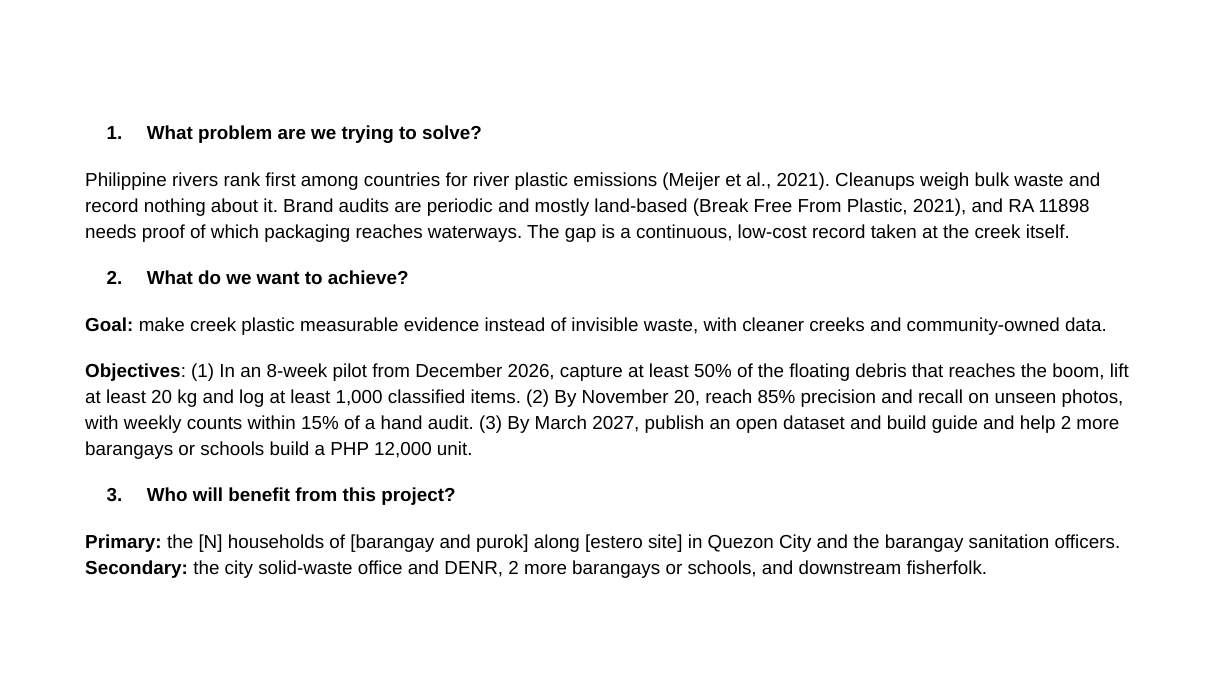
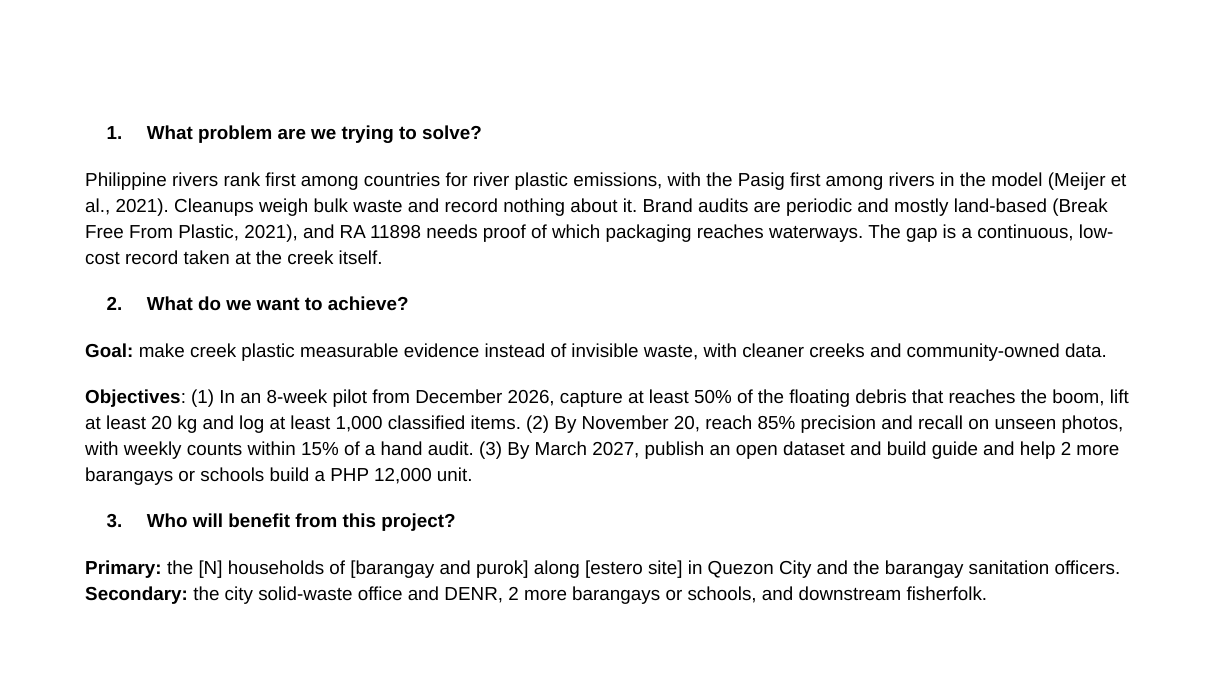
Before and after one commit to tmommu/research, a slide deck: slide 2 of sft_entry/SAGIP_SFT2026_Entry_PPT.pptx. Drawn at 1232x693 pixels with LibreOffice and Linux fonts; fonts in the diff are those of the drawing; background and template pictures are left out. Boxes give left, top, right and bottom in pixels: in the first picture for what was removed or moved away, otherwise in the second. Text is boxed around its words. In the diff, an @@ line names an element or a change of style, - is before the commit and + after.

```diff
--- a/sft_entry/SAGIP_SFT2026_Entry_PPT.pptx
+++ b/sft_entry/SAGIP_SFT2026_Entry_PPT.pptx
@@ text at (x1=85, y1=172, x2=1127, y2=265): text changed @@
-Philippine rivers rank first among countries for river plastic emissions (Meijer et al., 2021). Cleanups weigh bulk waste and record nothing about it. Brand audits are periodic and mostly land-based (Break Free From Plastic, 2021), and RA 11898 needs proof of which packaging reaches waterways. The gap is a continuous, low-cost record taken at the creek itself.
+Philippine rivers rank first among countries for river plastic emissions, with the Pasig first among rivers in the model (Meijer et al., 2021). Cleanups weigh bulk waste and record nothing about it. Brand audits are periodic and mostly land-based (Break Free From Plastic, 2021), and RA 11898 needs proof of which packaging reaches waterways. The gap is a continuous, low-cost record taken at the creek itself.
```
Also in this commit, not shown: 1 other slide changed, 7 other files.
